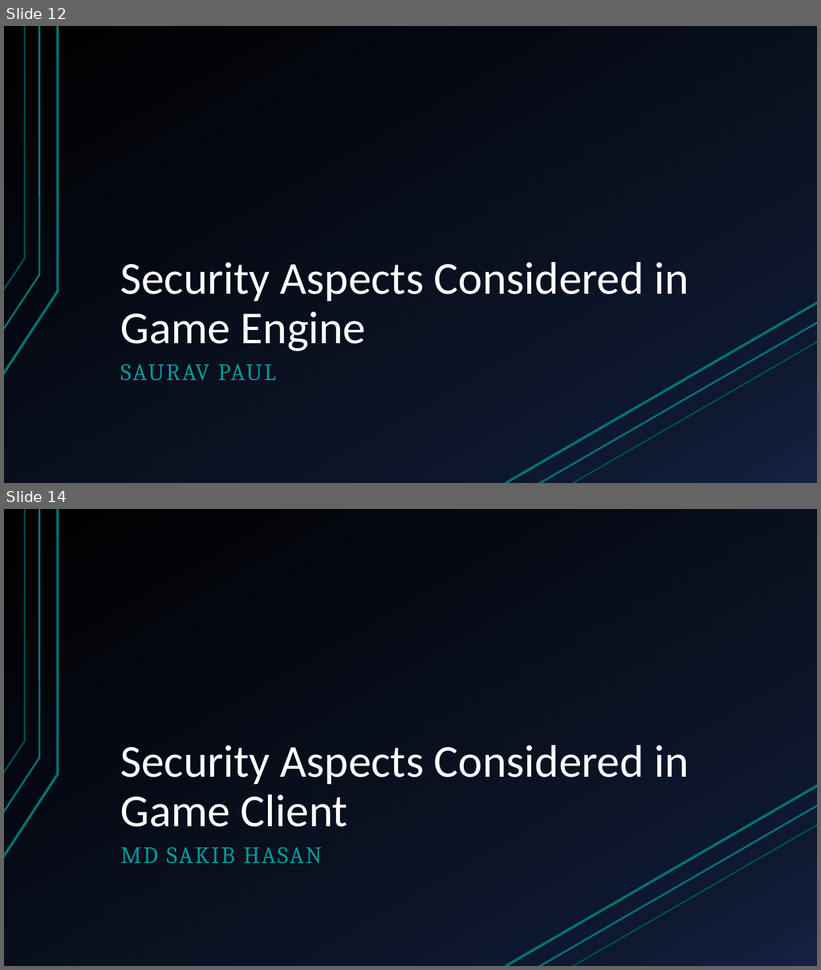
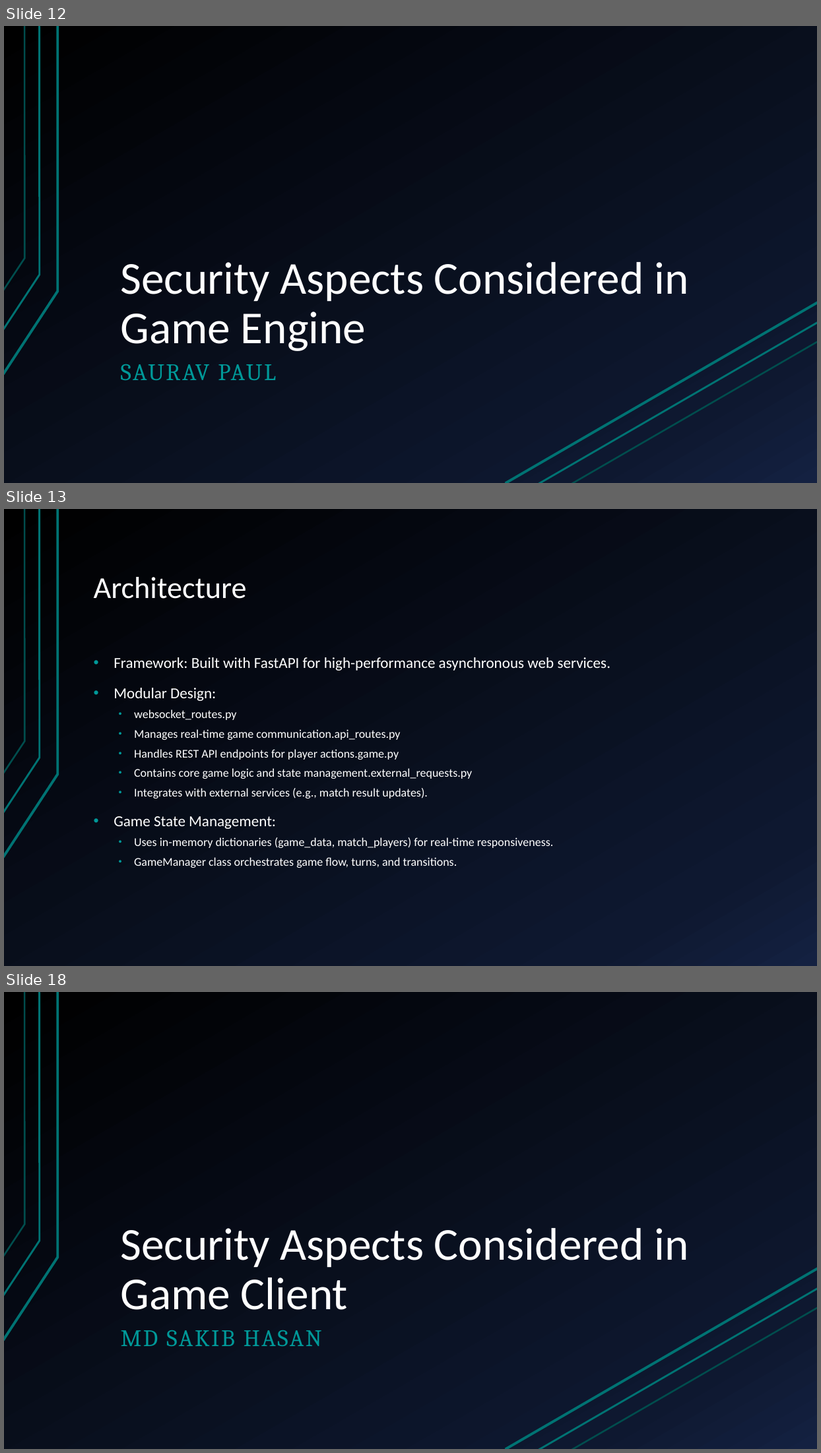
Before and after one commit to sakibh20/secure-post, a slide deck: Documentation/Bluff game.pptx. Shown one above the other, each under a label of ours: slides 12 and 14 before the commit, slides 12, 13 and 18 after it; the slides between them are not shown. The pictures are 821x970 and 821x1453 pixels, drawn with LibreOffice and Linux fonts; fonts in the diff are those of the drawing. Boxes give left, top, right and bottom in pixels: in the first picture for what was removed or moved away, otherwise in the second. Text is boxed around its words. In the diff, an @@ line names an element or a change of style, - is before the commit and + after.

```diff
--- a/Documentation/Bluff game.pptx
+++ b/Documentation/Bluff game.pptx
@@ slide 13 added at <box>4,509,817,966</box>, background gradient #000000 to #0F1931 to #142242; not listed: 3 template elements that a slide beside it also shows @@
@@ title added at <box>94,577,247,599</box>, 36 pt, text #FFFFFF @@
+Architecture
@@ text added at <box>114,657,611,868</box>, 14 pt, text #FFFFFF @@
+• Framework: Built with FastAPI for high-performance asynchronous web services.
+• Modular Design:
+  • websocket_routes.py
+  • Manages real-time game communication.api_routes.py
+  • Handles REST API endpoints for player actions.game.py
+  • Contains core game logic and state management.external_requests.py
+  • Integrates with external services (e.g., match result updates).
+• Game State Management:
+  • Uses in-memory dictionaries (game_data, match_players) for real-time responsiveness.
+  • GameManager class orchestrates game flow, turns, and transitions.
@@ what was slide 14 is now slide 18 @@
```
Also in this commit, not shown: 5 other slides added, 2 slides removed, 5 other files.
